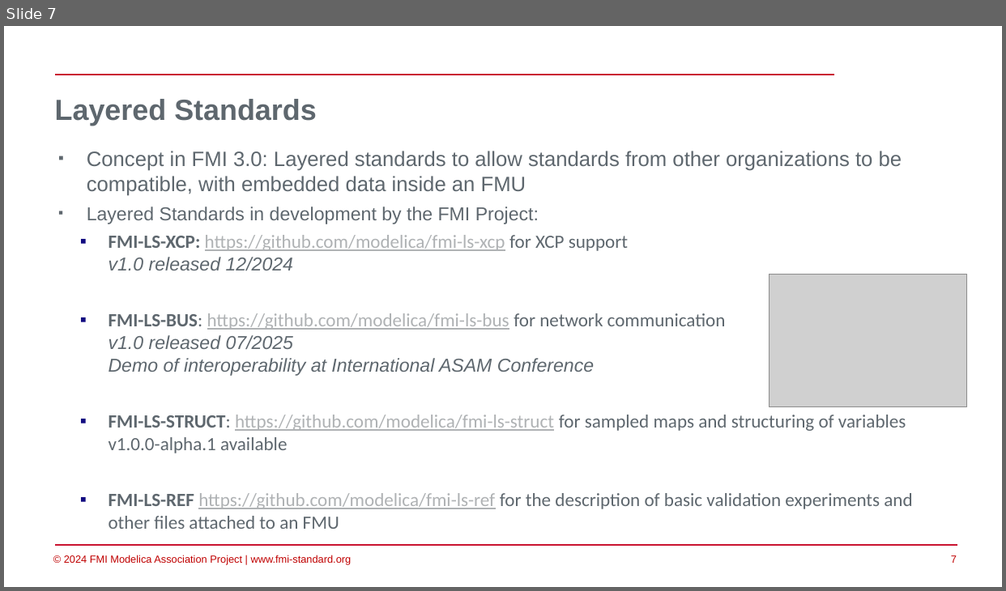
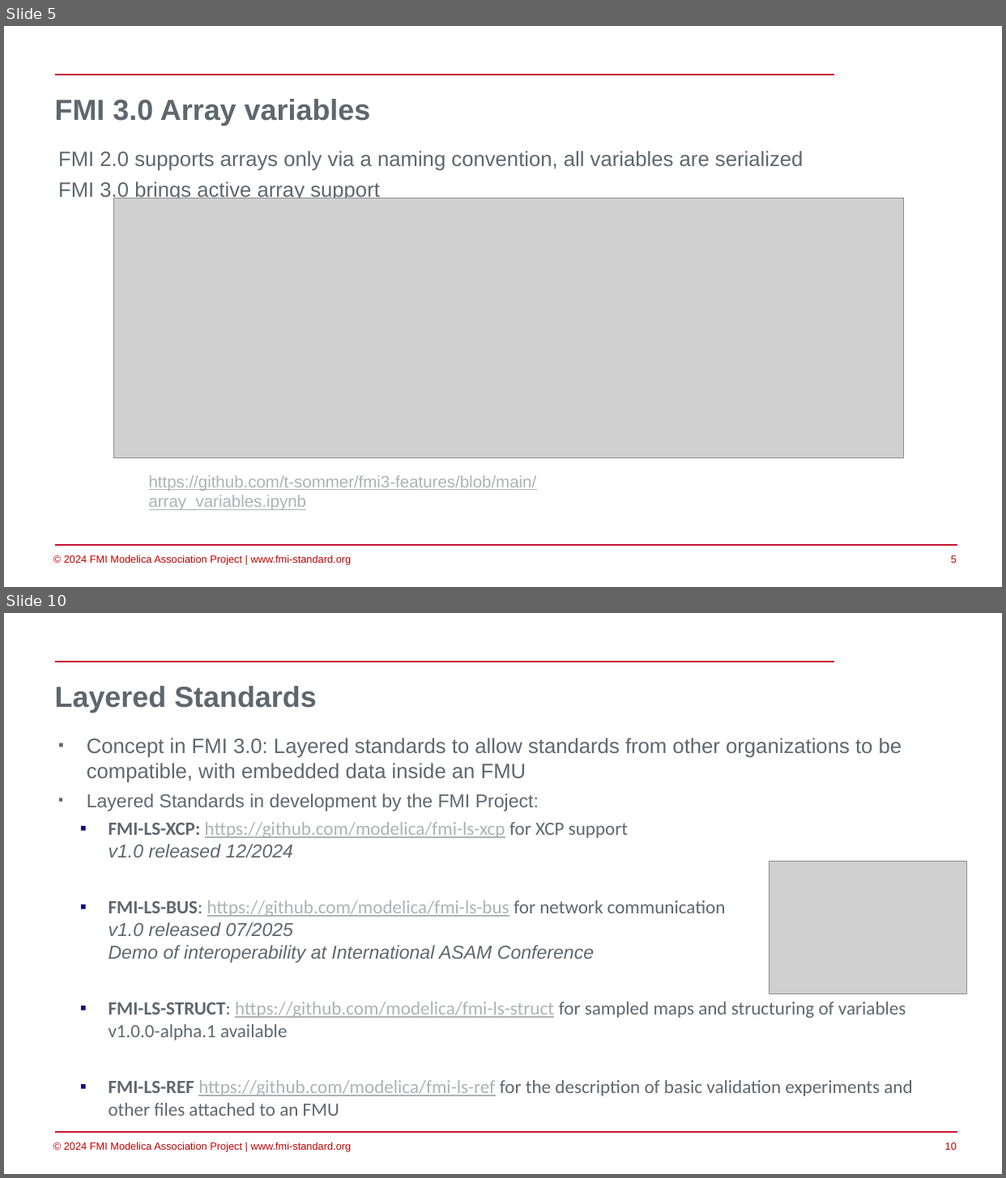
Before and after one commit to modelica/fmi-beginners-tutorial-2025, a slide deck: part4/FMI-overall.pptx. Shown one above the other, each under a label of ours: slide 7 before the commit, slides 5 and 10 after it; the slides between them are not shown. The pictures are 1006x591 and 1006x1178 pixels, drawn with LibreOffice and Linux fonts; fonts in the diff are those of the drawing; grey boxes stand for pictures; background and template pictures are left out. Boxes give left, top, right and bottom in pixels: in the first picture for what was removed or moved away, otherwise in the second. Text is boxed around its words. In the diff, an @@ line names an element or a change of style, - is before the commit and + after.

Commit message:
improve part 4 w.r.t. FMI 3.0 features

```diff
--- a/part4/FMI-overall.pptx
+++ b/part4/FMI-overall.pptx
@@ slide 5 added at (4,26,1002,587), background #FFFFFF; not listed: 4 template elements that a slide beside it also shows @@
@@ title added at (55,99,371,125), 28 pt, text #5E676E, bold @@
+FMI 3.0 Array variables
@@ text added at (58,151,803,203), 20 pt, text #5E676E @@
+FMI 2.0 supports arrays only via a naming convention, all variables are serialized
+FMI 3.0 brings active array support
@@ picture added at (113,199,904,459) @@
@@ text added at (149,476,537,510), 16 pt, text #AFB2B4, underline @@
+https://github.com/t-sommer/fmi3-features/blob/main/array_variables.ipynb
@@ what was slide 7 is now slide 10 @@
@@ page number at (945,1143,957,1150): text changed @@
-7
+10
```
Also in this commit, not shown: 3 slides changed, 4 other slides added, 2 slides removed.
